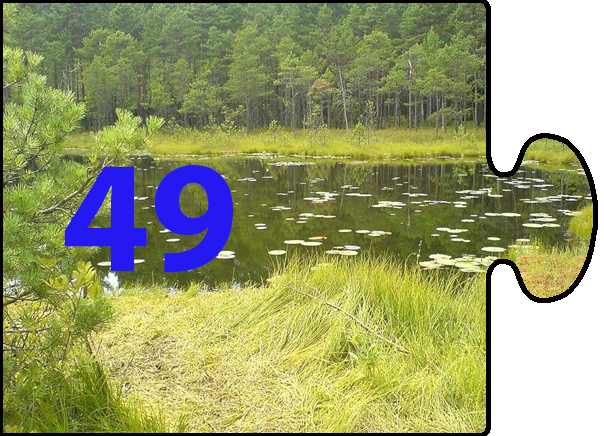
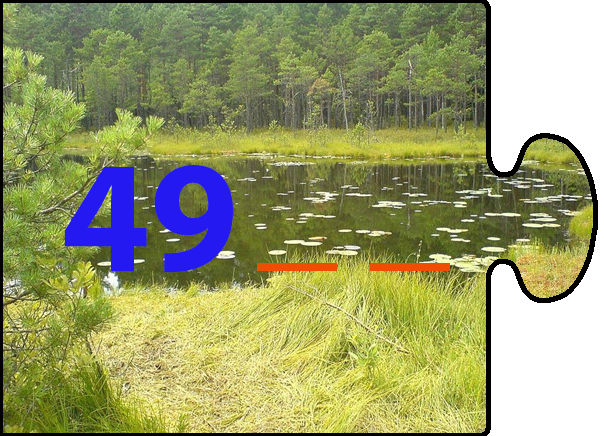
Before/after of a w=604, h=436 layered artwork. What changed in the layer stack:
added layer "_ _" above "49" over bbox(257, 263, 450, 271)
